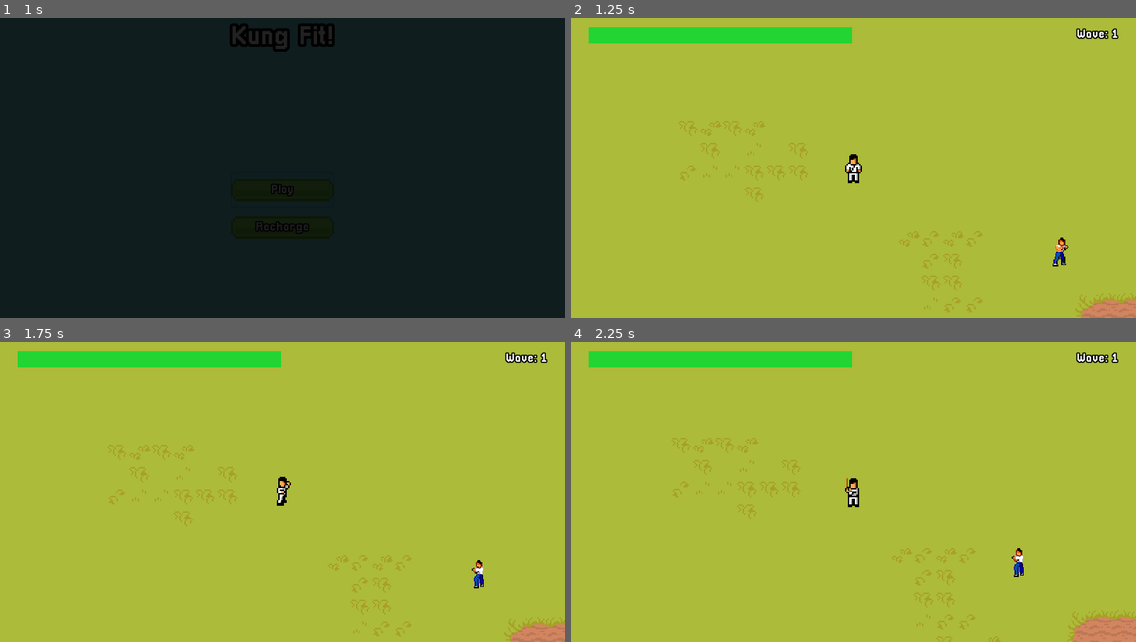
Above: before the commit, frames 1-4 (two rows, left to right).
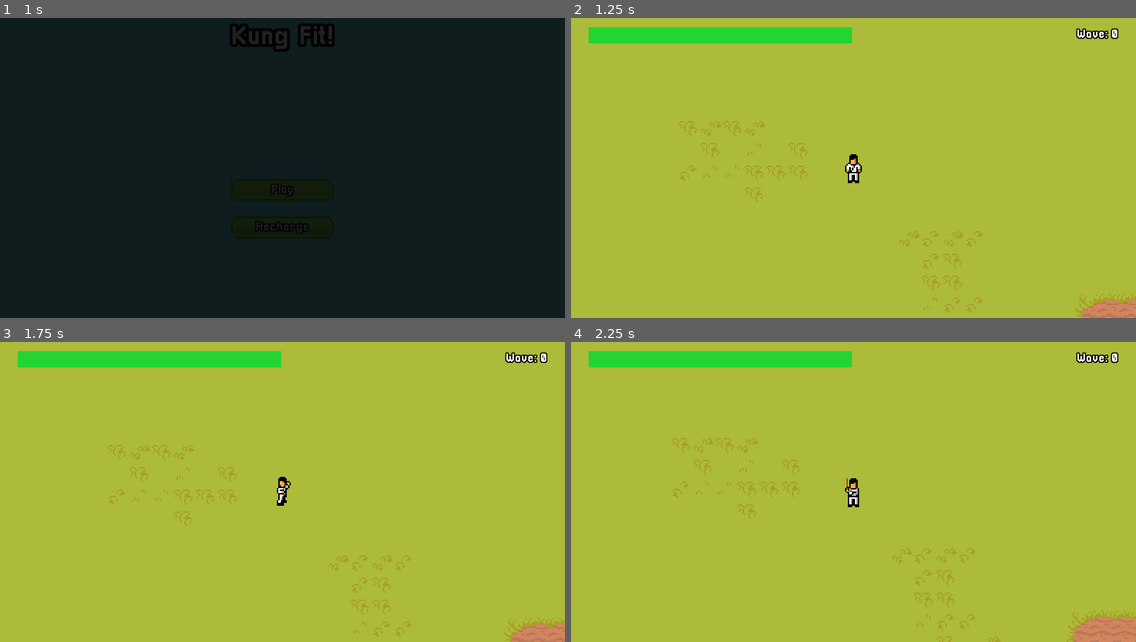
Above: after the commit, the same moments.

Repository: MysteryCoder456/KungFitGame
Game: Godot game, scene res://src/scenes/MainMenu.tscn
Two runs of this game, one before a commit and one after it. Both use one fixed random seed, a clock stepped at 60 frames per second and the inputs below.
Inputs (mouse positions are in pixels of both pictures, inside the frame that each line leads up to):
- Up to frame 1 (1 s): click "Play" at 0.5 s
- Up to frame 2 (1.25 s): no input
- Up to frame 3 (1.75 s): move the mouse to (406, 477) at 1.27 s; hold D (move_right) from 1.28 s (still down); hold P (kick_attack) from 1.28 s (still down); click (406, 477) at 1.42 s
- Up to frame 4 (2.25 s): move the mouse to (740, 507) at 2.02 s; release D (move_right) at 2.03 s; release P (kick_attack) at 2.03 s; hold S (move_down) from 2.03 s (still down); tap O (stick_attack) at 2.1 s

Frame 1 is identical in both runs. In frame 2, 0.2% of the frame differs, in the area x 85-97%, y 3-83%; in frame 3, 0.2%; in frame 4, 0.2%.

Commit message:
rudimentary wave system

Diff:
--- a/FitnessGame/src/actors/Enemy.tscn
+++ b/FitnessGame/src/actors/Enemy.tscn
@@ -9,7 +9,7 @@
 [node name="Enemy" type="KinematicBody2D" groups=["Enemy"]]
 position = Vector2( 0, -10 )
 collision_layer = 2
-collision_mask = 4
+collision_mask = 6
 script = ExtResource( 2 )
 speed = 35.0
 knockback_speed = 60.0
--- a/FitnessGame/src/scenes/HUD.tscn
+++ b/FitnessGame/src/scenes/HUD.tscn
@@ -14,7 +14,7 @@
 [sub_resource type="Theme" id=3]
 Label/fonts/font = ExtResource( 3 )
 
-[node name="HUD" type="Control"]
+[node name="HUD" type="Control" groups=["HUD"]]
 anchor_right = 1.0
 anchor_bottom = 1.0
 script = ExtResource( 2 )
--- a/FitnessGame/src/scenes/World.tscn
+++ b/FitnessGame/src/scenes/World.tscn
@@ -31,8 +31,15 @@
 
 [node name="KungFuMan" parent="Entities" instance=ExtResource( 1 )]
 
+[node name="EnemySpawnPoint" type="Position2D" parent="."]
+
 [node name="NavUpdateTimer" type="Timer" parent="."]
 wait_time = 0.4
 autostart = true
 
+[node name="WaveUpdateTimer" type="Timer" parent="."]
+wait_time = 5.0
+autostart = true
+
 [connection signal="timeout" from="NavUpdateTimer" to="." method="_on_NavUpdateTimer_timeout"]
+[connection signal="timeout" from="WaveUpdateTimer" to="." method="_on_WaveUpdateTimer_timeout"]
--- a/FitnessGame/src/scripts/Enemy.gd
+++ b/FitnessGame/src/scripts/Enemy.gd
@@ -78,12 +78,12 @@
 
 		State.STUNNED:
 			velocity *= 0.968
-			velocity = move_and_slide(velocity)
+			global_position += velocity * delta
 			animated_sprite.play("stun")
 
 		State.DYING:
 			velocity *= 0.968
-			velocity = move_and_slide(velocity)
+			global_position += velocity * delta
 			animated_sprite.play("death")
 
 
--- a/FitnessGame/src/scripts/HUD.gd
+++ b/FitnessGame/src/scripts/HUD.gd
@@ -9,7 +9,6 @@
 
 func _ready():
 	health_bar.value = health_bar.max_value
-	wave_label.text = "Wave: 1"
 
 
 func _process(delta):
@@ -23,6 +22,10 @@
 		health_bar.set_value(anim_value)
 
 
+func set_wave_number(wave_num: int):
+	wave_label.text = "Wave: %s" % wave_num
+
+
 func set_health_bar_value(value: float):
 	health_anim_values = [health_bar.value, value]
 	health_anim_timer.start()
--- a/FitnessGame/src/scripts/World.gd
+++ b/FitnessGame/src/scripts/World.gd
@@ -2,18 +2,43 @@
 
 const ENEMY_SCENE = preload("res://src/actors/Enemy.tscn")
 
-onready var nav = $Navigation2D
-onready var entities = $Entities
-onready var player = $Entities/KungFuMan
+var wave = 0;
+
+onready var nav: Navigation2D = $Navigation2D
+onready var entities: YSort = $Entities
+onready var player: KungFuMan = $Entities/KungFuMan
+onready var enemy_spawn: Position2D = $EnemySpawnPoint
 
 
 func _ready():
-	# TODO: Add wave system
-	var new_enemy = ENEMY_SCENE.instance()
-	new_enemy.init(player, nav)
-	entities.add_child(new_enemy)
-	new_enemy.position = Vector2(150, 50)
+	get_tree().call_group("HUD", "set_wave_number", wave)
+
+
+func spawn_enemies():
+	var enemy_count = ceil(wave * 1.5)
+	var circle_radius = 75
+	var angle_step = TAU / enemy_count
+	var angle = 0
+
+	for i in range(enemy_count):
+		var offset = Vector2(cos(angle), sin(angle)) * circle_radius
+		var new_enemy = ENEMY_SCENE.instance()
+		new_enemy.init(player, nav)
+		entities.add_child(new_enemy)
+		new_enemy.global_position = enemy_spawn.global_position + offset
+		angle += angle_step
+
+
+func next_wave():
+	wave += 1
+	get_tree().call_group("HUD", "set_wave_number", wave)
+	spawn_enemies()
 
 
 func _on_NavUpdateTimer_timeout():
 	get_tree().call_group("Enemy", "get_path_to_target")
+
+
+func _on_WaveUpdateTimer_timeout():
+	if not get_tree().get_nodes_in_group("Enemy"):
+		next_wave()
